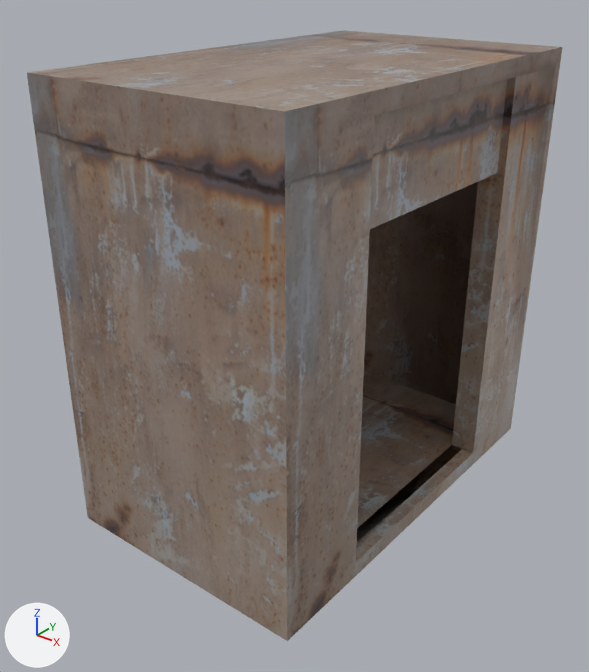
One commit to the FBX model Assets/Environment/Unique/Scene_A/SM_Scene_A_Lift00.fbx: the scene before it, then after it.
One viewpoint serves both versions: a 50 mm lens placed at (5.48, 11.15, -17.86), pointed at (1.13, 16.59, -21.23). Every picture has the same lights, and +X, +Y and +Z are marked at lower left. Where no turn or scale is listed for an object, it has been applied to the vertices. Vertices at the same position are counted once.

Names of what the first picture shows: 'SM_Scene_A_Lift00'.
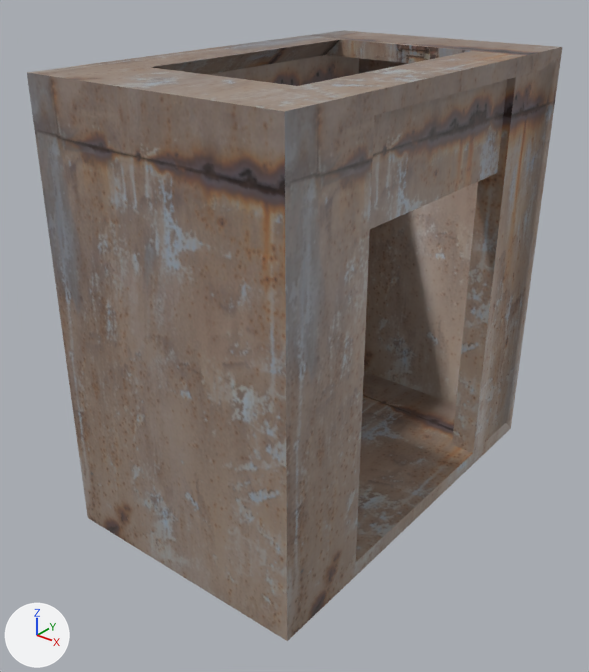
Changed parts and their boxes [x1, y1, x2, y2] in the pictures (589 x 672 px):
part 1 of me_cube_181, built on: [150, 37, 547, 559] in both

What changed in the scene script:
```text
Change me_cube_181:
    used by ob_sm_scene_a_lift00; location = (0.0, 0.0, 0.0)
    remove me_cube_181.from_pydata(...)  # 44 vertices, 40 faces; spans x -0.05..2.44, y 14.87..18.92, z -22.89..-18.75
    add me_cube_181.from_pydata(...)  # 80 vertices, 78 faces; spans x -0.05..2.44, y 14.87..18.92, z -22.89..-18.75
    me_cube_181 part 1
    12 faces are deleted
    22 vertices are added at x -0.05..2.44, y 14.87..18.92, z -22.89..-18.75
    6 new vertices lie (0.0, 0.6, 0.0) away from vertices in x 0.28..2.43, y 15.04, z -22.73..-18.91
    8 new vertices lie (0.0, 2.52, 0.0) away from vertices in x -0.05..2.18, y 15.63..15.64, z -22.89..-18.75
    50 new faces join them, mat_material_025 (picture img_texturescom_doorsmetaldouble0287_s_jpg)
```
